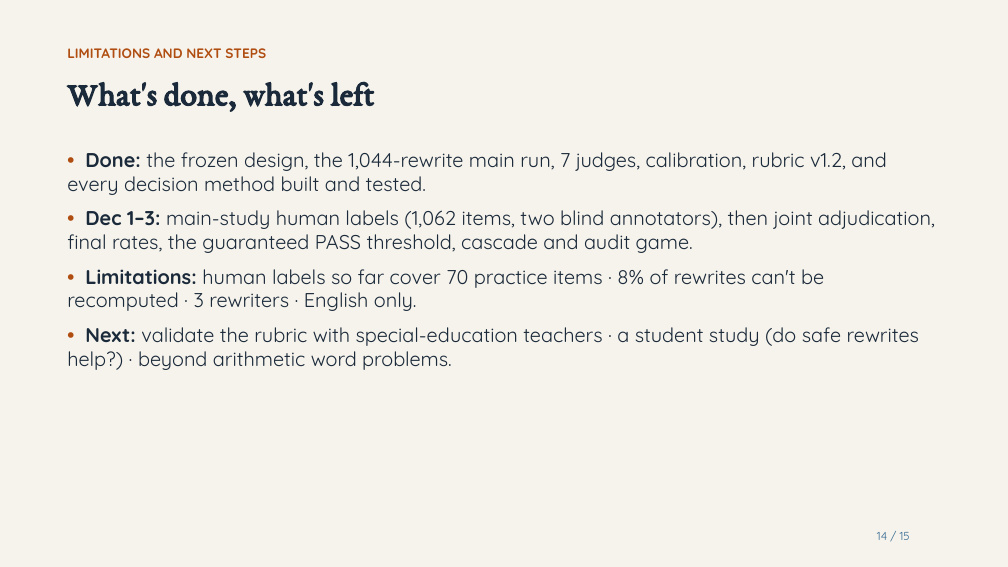
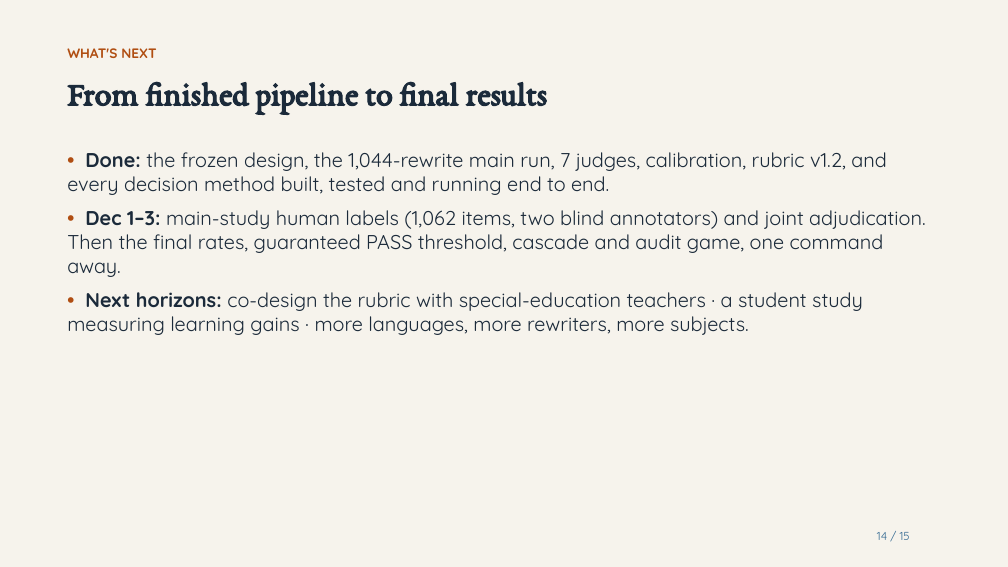
Before and after one commit to harshitaggarwal01/cs2880, a slide deck: slide 14 of docs/video/SafeAdapt-Math_video_nov23.pptx. Drawn at 1008x567 pixels with LibreOffice and Linux fonts; fonts in the diff are those of the drawing. Boxes give left, top, right and bottom in pixels: in the first picture for what was removed or moved away, otherwise in the second. Text is boxed around its words. In the diff, an @@ line names an element or a change of style, - is before the commit and + after.

Commit message:
Video deck and appendix: positive framing throughout (what's next, safeguards, budget-neutral equity)

```diff
--- a/docs/video/SafeAdapt-Math_video_nov23.pptx
+++ b/docs/video/SafeAdapt-Math_video_nov23.pptx
@@ text at [67,48,156,58]: text changed @@
-LIMITATIONS AND NEXT STEPS
+WHAT'S NEXT
@@ text at [67,81,547,113]: text changed @@
-What's done, what's left
+From finished pipeline to final results
@@ text at [67,152,925,335]: text changed @@
-• Done: the frozen design, the 1,044-rewrite main run, 7 judges, calibration, rubric v1.2, and every decision method built and tested.
-• Dec 1–3: main-study human labels (1,062 items, two blind annotators), then joint adjudication, final rates, the guaranteed PASS threshold, cascade and audit game.
-• Limitations: human labels so far cover 70 practice items · 8% of rewrites can't be recomputed · 3 rewriters · English only.
-• Next: validate the rubric with special-education teachers · a student study (do safe rewrites help?) · beyond arithmetic word problems.
+• Done: the frozen design, the 1,044-rewrite main run, 7 judges, calibration, rubric v1.2, and every decision method built, tested and running end to end.
+• Dec 1–3: main-study human labels (1,062 items, two blind annotators) and joint adjudication. Then the final rates, guaranteed PASS threshold, cascade and audit game, one command away.
+• Next horizons: co-design the rubric with special-education teachers · a student study measuring learning gains · more languages, more rewriters, more subjects.
```
Also in this commit, not shown: 5 other slides changed, 3 other files.
